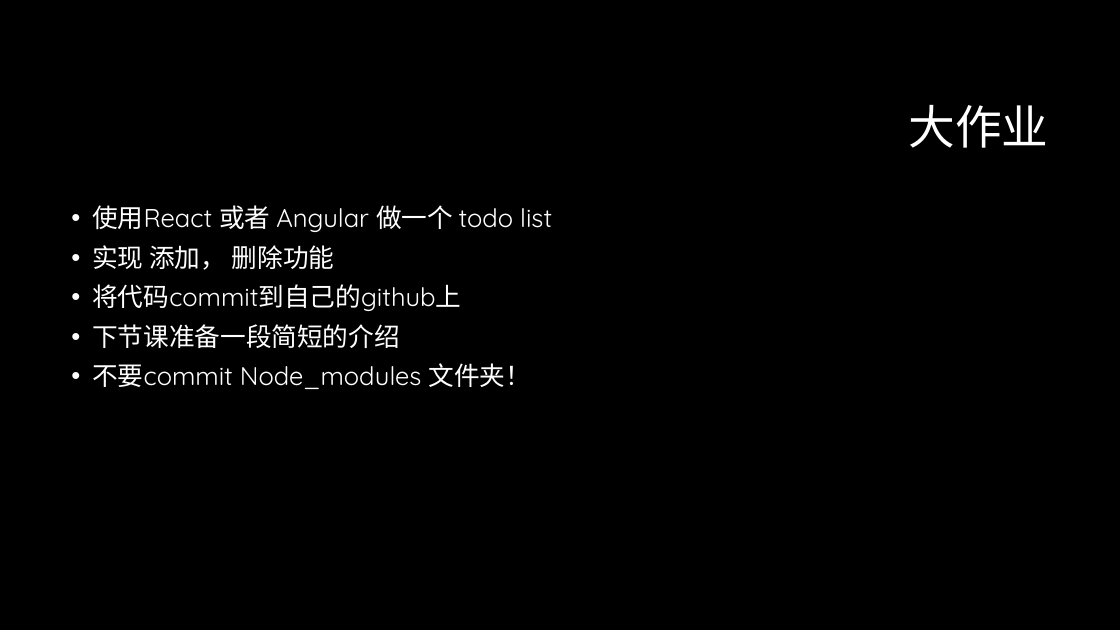
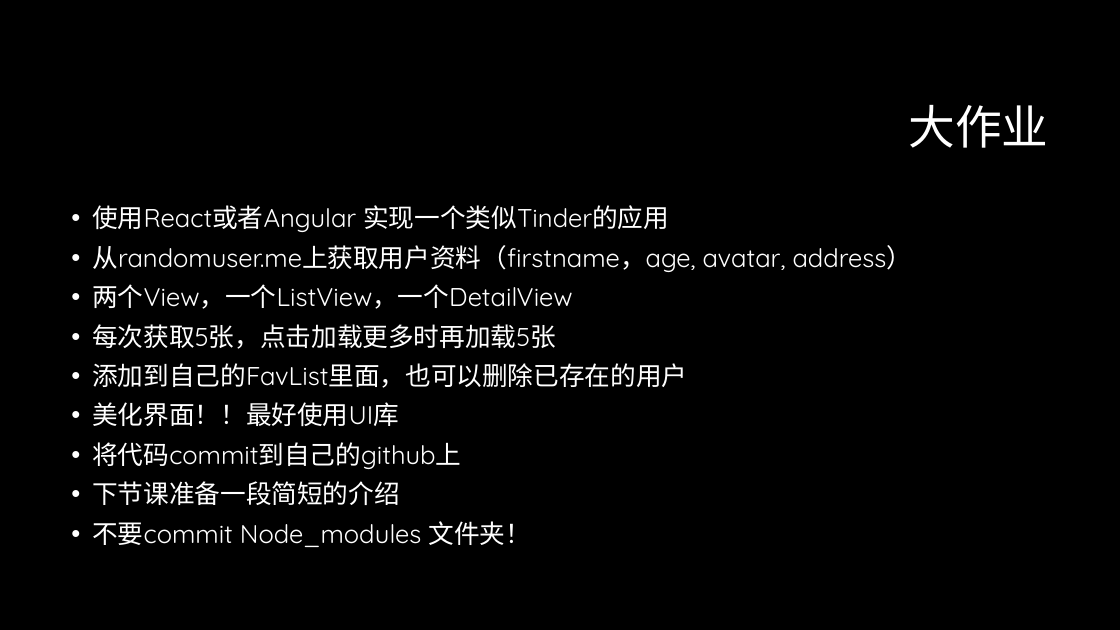
Before and after one commit to lee813/ECVFrontend, a slide deck: slide 57 of 前端课程.pptx (slide 55 before the commit). Drawn at 1120x630 pixels with LibreOffice and Linux fonts; fonts in the diff are those of the drawing; background and template pictures are left out. Boxes give left, top, right and bottom in pixels: in the first picture for what was removed or moved away, otherwise in the second. Text is boxed around its words. In the diff, an @@ line names an element or a change of style, - is before the commit and + after.

Commit message:
update powerpoint

```diff
--- a/前端课程.pptx
+++ b/前端课程.pptx
@@ text at (92,205,913,426): text changed @@
-• 使用React 或者 Angular 做一个 todo list
-• 实现 添加， 删除功能
+• 使用React或者Angular 实现一个类似Tinder的应用
+• 从randomuser.me上获取用户资料（firstname，age, avatar, address）
+• 两个View，一个ListView，一个DetailView
+• 每次获取5张，点击加载更多时再加载5张
+• 添加到自己的FavList里面，也可以删除已存在的用户
+• 美化界面！！最好使用UI库
```
Also in this commit, not shown: 1 other slide changed, 2 slides added.
